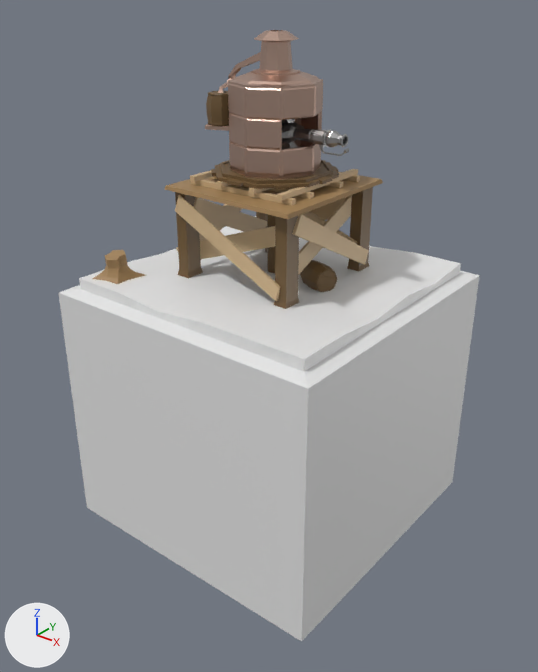
The FBX model Assets/Imports/Models/Reworked/tile_flamethrower.fbx, before and after one commit.
Before and after are seen from a 50 mm camera at (0.0574, -0.073, 0.0721) aimed at (0.0008, -0.0023, 0.0283). Lighting does not change. The marker at lower left points along +X, +Y and +Z. Where no turn or scale is listed for an object, it has been applied to the vertices.

Objects in the first picture: 'Base', 'Flamethrower', 'Ground', 'Tile'.
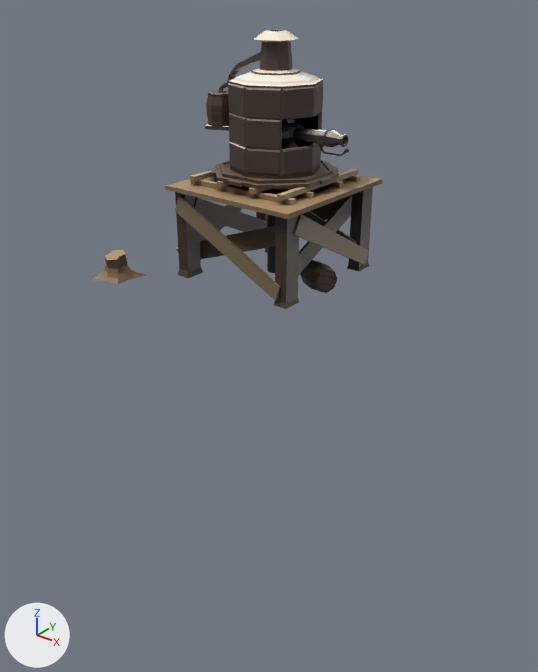
The newer file is also turned or shifted as a whole; pictures and numbers use the older file's frame.

Pixel boxes [x1, y1, x2, y2] of what changed, in the pictures (538 x 672 px):
```json
{"object": "Tile", "change": "deleted", "before": [59, 271, 480, 641]}
{"object": "Ground", "change": "deleted", "before": [79, 216, 461, 372]}
{"object": "Base", "change": "surface changed", "before": [92, 169, 383, 309], "after": [92, 169, 383, 309]}
{"object": "Flamethrower", "change": "deleted", "before": [205, 30, 349, 273], "on screen": "brown", "faces in mat_material (beige #d6b6a5)": [205, 30, 323, 179], "faces in mat_wood_dark (brown #6e5533)": [206, 91, 339, 273], "faces in mat_material_001 (grey #b5b5b5)": [282, 119, 349, 156]}
{"object": "FlameThrower", "change": "added", "after": [205, 30, 349, 273]}
{"part": 1, "of": "me_cube_002", "change": "surface changed", "before": [104, 172, 381, 275], "after": [104, 172, 381, 275], "on screen": "brown to beige"}
{"part": 2, "of": "me_cube_002", "change": "recoloured", "before": [175, 187, 373, 309], "after": [175, 187, 373, 309]}
{"part": 3, "of": "me_cube_002", "change": "recoloured", "before": [175, 169, 369, 301], "after": [175, 169, 369, 301]}
```

The change, as JSON lines over the scene's bpy script:
```json
{"op": "add", "block": "img_flamethrower_base_mat_png", "code": ["img_flamethrower_base_mat_png = load_image('flamethrower_base_mat.png', '../../Materials/flamethrower_base_mat.png', 1024, 1024, 'sRGB')"]}
{"op": "add", "block": "img_flamethrower_rotatable_mat_png", "code": ["img_flamethrower_rotatable_mat_png = load_image('flamethrower_rotatable_mat.png', '../../Materials/flamethrower_rotatable_mat.png', 1024, 1024, 'sRGB')"]}
{"op": "remove", "block": "mat_wood_dark", "code": "mat_wood_dark.base_color = (0.156, 0.0911, 0.0328)  # brown #6e5533"}
{"op": "add", "block": "mat_wood_dark", "code": "mat_wood_dark.texture = img_flamethrower_rotatable_mat_png"}
{"op": "remove", "block": "mat_wood_bright", "code": "mat_wood_bright.base_color = (0.363, 0.222, 0.0943)  # brown #a28257"}
{"op": "add", "block": "mat_wood_bright", "code": "mat_wood_bright.texture = img_flamethrower_base_mat_png"}
{"block": "me_cube_002", "where": "me_cube_002.from_pydata(...)  # 448 vertices, 402 faces; spans x -0.0171..0.01, y -0.017..0.0099, z 0.0363..0.0497"}
{"block": "me_cube_002", "where": "# used by ob_base; location = (0.0, 0.0, 0.0)"}
{"block": "me_cube_002", "change": "me_cube_002 part 1: 308 kept faces spanning x -0.0171..0.01, y -0.017..0.0099, z 0.0363..0.0497 get new texture (UV) coordinates"}
{"block": "me_cube_002", "change": "me_cube_002 part 2: 252 faces spanning x -0.009..0.01, y -0.0091..0.0094, z 0.0363..0.048 switch from mat_wood_dark (brown #6e5533) to mat_wood_bright (picture img_flamethrower_base_mat_png)"}
{"block": "me_cube_002", "change": "me_cube_002 part 3: 96 faces spanning x -0.0094..0.0092, y -0.0095..0.0096, z 0.0374..0.0497 switch from mat_wood_bright_001 (beige #ceb189) to mat_wood_bright (picture img_flamethrower_base_mat_png)"}
{"op": "add", "block": "me_cylinder_003", "code": ["me_cylinder_003 = bpy.data.meshes.new('Cylinder.003')", "me_cylinder_003.from_pydata(...)  # 1274 vertices, 1264 faces; spans x -0.0086..0.0106, y -0.0078..0.008, z 0.0..0.0295", "me_cylinder_003.materials.append(mat_wood_dark)  # picture img_flamethrower_rotatable_mat_png"]}
{"op": "remove", "block": "ob_flamethrower", "code": ["ob_flamethrower = bpy.data.objects.new('Flamethrower', me_cylinder_005)", "ob_flamethrower.location = (0.0, 0.0, 0.0)"]}
{"op": "remove", "block": "ob_ground", "code": ["ob_ground = bpy.data.objects.new('Ground', me_cube_001)", "ob_ground.location = (0.0, 0.0, 0.0)"]}
{"op": "remove", "block": "ob_tile", "code": ["ob_tile = bpy.data.objects.new('Tile', me_plane)", "ob_tile.location = (0.0, 0.0, 0.0)"]}
{"op": "add", "block": "ob_flamethrower_1", "code": ["ob_flamethrower_1 = bpy.data.objects.new('FlameThrower', me_cylinder_003)", "ob_flamethrower_1.location = (0.0, 0.0, 0.0367)"]}
```
